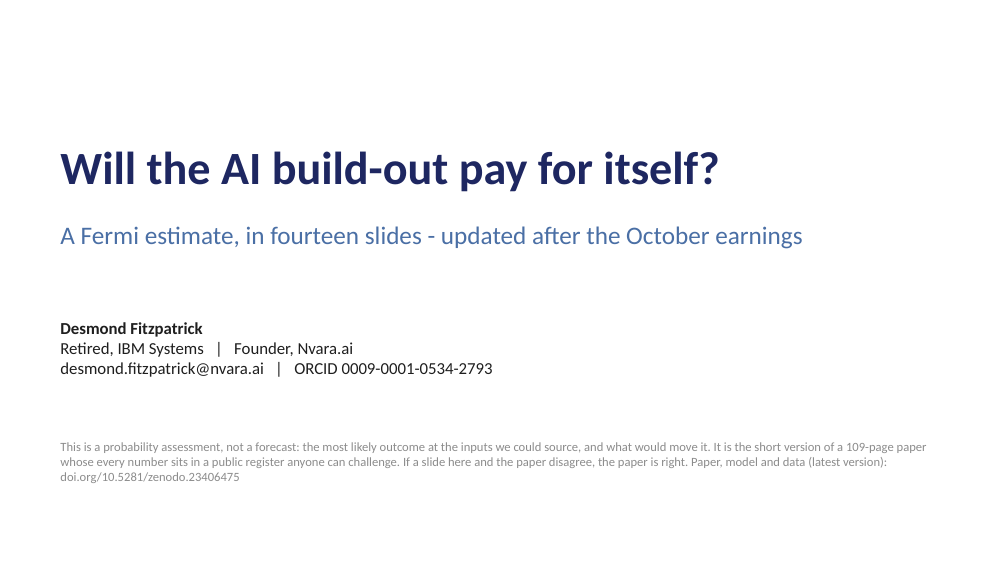
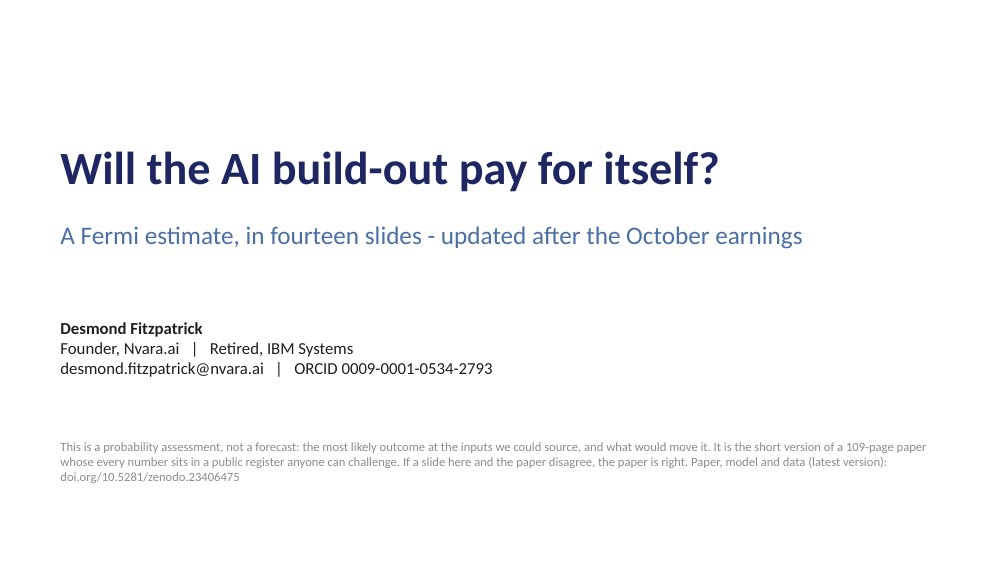
Before and after one commit to desfitz/ai-compute-limits, a slide deck: slide 1 of paper/easy_deck_v29.pptx. Drawn at 1008x567 pixels with LibreOffice and Linux fonts; fonts in the diff are those of the drawing. Boxes give left, top, right and bottom in pixels: in the first picture for what was removed or moved away, otherwise in the second. Text is boxed around its words. In the diff, an @@ line names an element or a change of style, - is before the commit and + after.

```diff
--- a/paper/easy_deck_v29.pptx
+++ b/paper/easy_deck_v29.pptx
@@ text at (x1=60, y1=342, x2=353, y2=357): text changed @@
-Retired, IBM Systems | Founder, Nvara.ai
+Founder, Nvara.ai | Retired, IBM Systems
```
Also in this commit, not shown: 5 other files.
